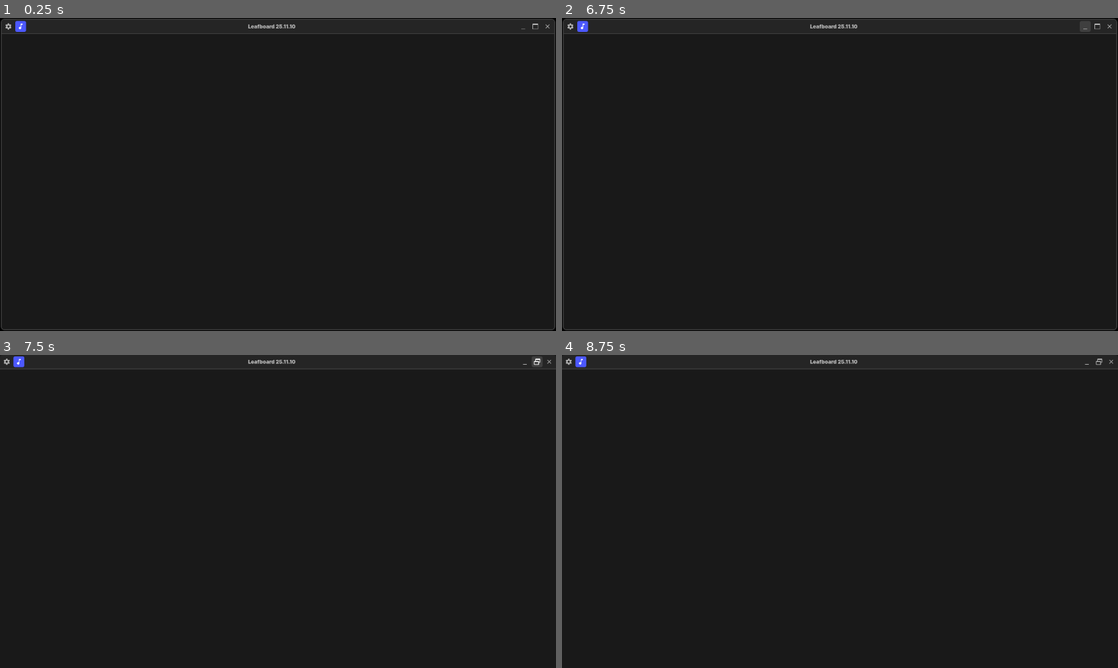
Above: before the commit, frames 1-4 (two rows, left to right).
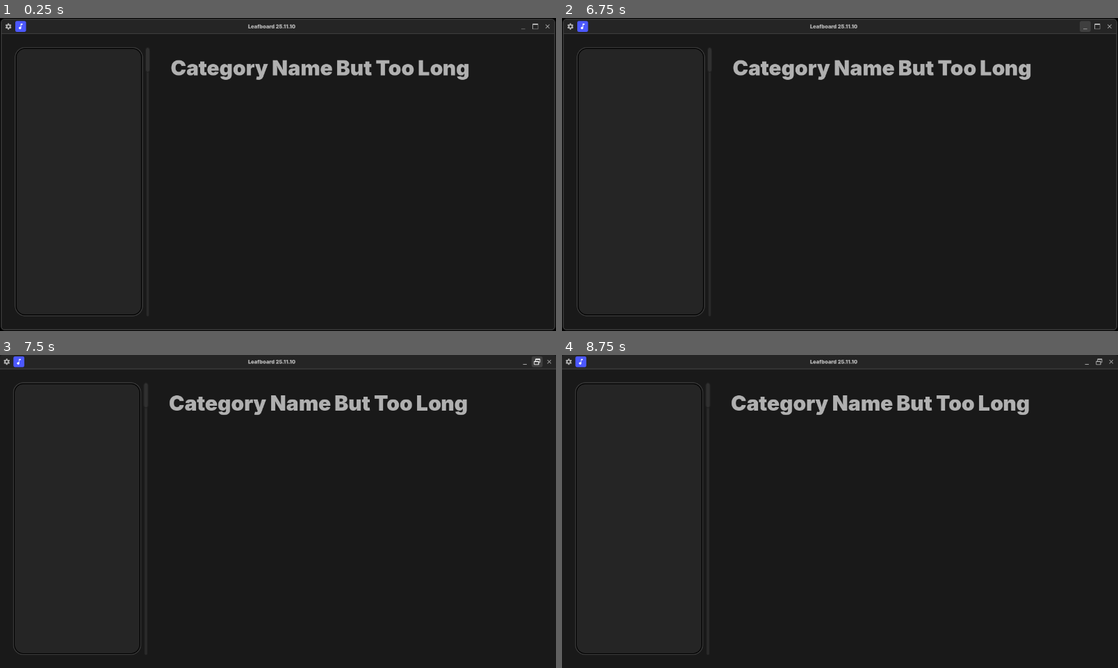
Above: after the commit, the same moments.

Repository: Dinno-DEV/leafboard
Game: Godot game, scene res://root_scenes/MainScene.tscn
The game is run twice, just before and just after one commit, with the same random seed, the same clock (stepped at 60 frames per second) and the same inputs.
Inputs (mouse positions are in pixels of both pictures, inside the frame that each line leads up to):
- Up to frame 1 (0.25 s): no input
- Up to frame 2 (6.75 s): click (562, 18) at 0.5 s; click (562, 174) at 1.25 s; click (562, 330) at 2 s; click (840, 18) at 2.75 s; click (840, 330) at 3.5 s; click (1117, 18) at 4.25 s; click (1117, 174) at 5 s; click (1117, 330) at 5.75 s; click (1084, 27) at 6.5 s
- Up to frame 3 (7.5 s): click (533, 364) at 7.25 s
- Up to frame 4 (8.75 s): click (562, 355) at 8 s

The runs differ from the first frame. In frame 1, 1.9% of the frame differs, in the area x 2-85%, y 9-96%; in frame 2, 1.9%; in frame 3, 2.0%, in the area x 2-84%, y 8-96%; in frame 4, 2.0%.

Commit message:
ContentSoundboard added

Diff:
--- /dev/null
+++ b/components/ContentSoundboard.tscn
@@ -0,0 +1,88 @@
+[gd_scene load_steps=7 format=3 uid="uid://bi3qobwcow5mx"]
+
+[ext_resource type="Script" uid="uid://dqdm5g0baxqp8" path="res://custom_node_scripts/Selector.gd" id="1_jeqqm"]
+
+[sub_resource type="StyleBoxEmpty" id="StyleBoxEmpty_jc1id"]
+
+[sub_resource type="StyleBoxEmpty" id="StyleBoxEmpty_gcnpg"]
+content_margin_left = 16.0
+content_margin_top = 16.0
+content_margin_right = 16.0
+content_margin_bottom = 16.0
+
+[sub_resource type="StyleBoxEmpty" id="StyleBoxEmpty_jeqqm"]
+content_margin_left = 10.0
+
+[sub_resource type="StyleBoxEmpty" id="StyleBoxEmpty_fhn4t"]
+
+[sub_resource type="StyleBoxEmpty" id="StyleBoxEmpty_8igh2"]
+content_margin_left = 18.0
+content_margin_top = 18.0
+content_margin_right = 18.0
+content_margin_bottom = 18.0
+
+[node name="ContentSoundboard" type="PanelContainer"]
+anchors_preset = 15
+anchor_right = 1.0
+anchor_bottom = 1.0
+grow_horizontal = 2
+grow_vertical = 2
+size_flags_horizontal = 3
+size_flags_vertical = 3
+theme_override_styles/panel = SubResource("StyleBoxEmpty_jc1id")
+
+[node name="HSplitContainer" type="HSplitContainer" parent="."]
+layout_mode = 2
+theme_override_constants/separation = 12
+drag_area_highlight_in_editor = true
+
+[node name="CategoryContainer" type="HBoxContainer" parent="HSplitContainer"]
+custom_minimum_size = Vector2(319, 0)
+layout_mode = 2
+theme_override_constants/separation = 8
+
+[node name="CategoryBackground" type="PanelContainer" parent="HSplitContainer/CategoryContainer"]
+layout_mode = 2
+size_flags_horizontal = 3
+theme_type_variation = &"PanelContainerSubRad24"
+
+[node name="Padding16px" type="PanelContainer" parent="HSplitContainer/CategoryContainer/CategoryBackground"]
+layout_mode = 2
+theme_override_styles/panel = SubResource("StyleBoxEmpty_gcnpg")
+
+[node name="Selector" type="BoxContainer" parent="HSplitContainer/CategoryContainer/CategoryBackground/Padding16px"]
+layout_mode = 2
+script = ExtResource("1_jeqqm")
+metadata/_custom_type_script = "uid://dqdm5g0baxqp8"
+
+[node name="VScrollBar" type="VScrollBar" parent="HSplitContainer/CategoryContainer"]
+layout_mode = 2
+page = 8.0
+
+[node name="Padding3px" type="Control" parent="HSplitContainer/CategoryContainer"]
+custom_minimum_size = Vector2(2, 0)
+layout_mode = 2
+
+[node name="PaddingLeft10px" type="PanelContainer" parent="HSplitContainer"]
+custom_minimum_size = Vector2(427, 0)
+layout_mode = 2
+theme_override_styles/panel = SubResource("StyleBoxEmpty_jeqqm")
+
+[node name="CategoryContentBackground" type="PanelContainer" parent="HSplitContainer/PaddingLeft10px"]
+layout_mode = 2
+theme_override_styles/panel = SubResource("StyleBoxEmpty_fhn4t")
+
+[node name="VBoxContainer" type="VBoxContainer" parent="HSplitContainer/PaddingLeft10px/CategoryContentBackground"]
+layout_mode = 2
+
+[node name="Padding18px" type="PanelContainer" parent="HSplitContainer/PaddingLeft10px/CategoryContentBackground/VBoxContainer"]
+layout_mode = 2
+theme_override_styles/panel = SubResource("StyleBoxEmpty_8igh2")
+
+[node name="Label" type="Label" parent="HSplitContainer/PaddingLeft10px/CategoryContentBackground/VBoxContainer/Padding18px"]
+layout_mode = 2
+theme_type_variation = &"LabelCategoryTitle"
+text = "Category Name But Too Long"
+clip_text = true
+text_overrun_behavior = 3
+ellipsis_char = "‥"
--- a/res_files/Themes/DarkMode.tres
+++ b/res_files/Themes/DarkMode.tres
@@ -73,6 +73,10 @@
 
 [sub_resource type="StyleBoxEmpty" id="StyleBoxEmpty_h4vqd"]
 
+[sub_resource type="StyleBoxEmpty" id="StyleBoxEmpty_6f5br"]
+
+[sub_resource type="StyleBoxEmpty" id="StyleBoxEmpty_imhvv"]
+
 [sub_resource type="StyleBoxEmpty" id="StyleBoxEmpty_op0om"]
 
 [sub_resource type="StyleBoxEmpty" id="StyleBoxEmpty_xumdu"]
@@ -200,6 +204,51 @@
 texture_margin_top = 12.0
 texture_margin_right = 12.0
 texture_margin_bottom = 12.0
+
+[sub_resource type="StyleBoxFlat" id="StyleBoxFlat_6f5br"]
+bg_color = Color(0.1882353, 0.1882353, 0.1882353, 1)
+border_width_left = 2
+border_width_top = 2
+border_width_right = 2
+border_width_bottom = 2
+border_color = Color(0.1254902, 0.1254902, 0.1254902, 1)
+corner_radius_top_left = 8
+corner_radius_top_right = 8
+corner_radius_bottom_right = 8
+corner_radius_bottom_left = 8
+expand_margin_left = 3.0
+expand_margin_top = 3.0
+expand_margin_right = 3.0
+expand_margin_bottom = 3.0
+
+[sub_resource type="StyleBoxFlat" id="StyleBoxFlat_imhvv"]
+bg_color = Color(0.23921569, 0.23921569, 0.23921569, 1)
+border_width_left = 2
+border_width_top = 2
+border_width_right = 2
+border_width_bottom = 2
+border_color = Color(0.14509805, 0.14509805, 0.14509805, 1)
+corner_radius_top_left = 8
+corner_radius_top_right = 8
+corner_radius_bottom_right = 8
+corner_radius_bottom_left = 8
+expand_margin_left = 3.0
+expand_margin_top = 3.0
+expand_margin_right = 3.0
+expand_margin_bottom = 3.0
+
+[sub_resource type="StyleBoxFlat" id="StyleBoxFlat_85w05"]
+content_margin_left = 3.0
+content_margin_top = 3.0
+content_margin_right = 3.0
+content_margin_bottom = 3.0
+bg_color = Color(0.16078432, 0.16078432, 0.16078432, 1)
+corner_radius_top_left = 4
+corner_radius_top_right = 4
+corner_radius_bottom_right = 4
+corner_radius_bottom_left = 4
+
+[sub_resource type="StyleBoxEmpty" id="StyleBoxEmpty_biv8n"]
 
 [sub_resource type="StyleBoxFlat" id="StyleBoxFlat_v7g3f"]
 content_margin_bottom = 2.0
@@ -242,6 +291,11 @@
 Label/fonts/font = ExtResource("1_0nn2o")
 Label/styles/focus = SubResource("StyleBoxEmpty_h4vqd")
 Label/styles/normal = SubResource("StyleBoxEmpty_h4vqd")
+LabelCategoryTitle/base_type = &"Label"
+LabelCategoryTitle/font_sizes/font_size = 48
+LabelCategoryTitle/fonts/font = ExtResource("1_0nn2o")
+LabelCategoryTitle/styles/focus = SubResource("StyleBoxEmpty_6f5br")
+LabelCategoryTitle/styles/normal = SubResource("StyleBoxEmpty_imhvv")
 LabelTitle/base_type = &"Label"
 LabelTitle/colors/font_color = Color(0.6901961, 0.6901961, 0.6901961, 1)
 LabelTitle/font_sizes/font_size = 12
@@ -278,5 +332,10 @@
 PanelSubRad24/styles/panel = SubResource("StyleBoxTexture_p3tso")
 PanelSubRad36/base_type = &"Panel"
 PanelSubRad36/styles/panel = SubResource("StyleBoxTexture_i37bs")
+VScrollBar/styles/grabber = SubResource("StyleBoxFlat_6f5br")
+VScrollBar/styles/grabber_highlight = SubResource("StyleBoxFlat_imhvv")
+VScrollBar/styles/grabber_pressed = SubResource("StyleBoxFlat_imhvv")
+VScrollBar/styles/scroll = SubResource("StyleBoxFlat_85w05")
+VScrollBar/styles/scroll_focus = SubResource("StyleBoxEmpty_biv8n")
 WindowHeader/base_type = &"PanelContainer"
 WindowHeader/styles/panel = SubResource("StyleBoxFlat_v7g3f")
--- a/root_scenes/MainScene.tscn
+++ b/root_scenes/MainScene.tscn
@@ -3,14 +3,13 @@
 [ext_resource type="Theme" uid="uid://re1e3s8kew18" path="res://res_files/Themes/DarkMode.tres" id="1_w3jt3"]
 [ext_resource type="PackedScene" uid="uid://dqvivuv0bpux6" path="res://components/WindowHeader.tscn" id="2_qeh2v"]
 [ext_resource type="Script" uid="uid://bh0ou3krx7hj4" path="res://custom_node_scripts/ContentSwitcher.gd" id="3_eegsb"]
+[ext_resource type="PackedScene" uid="uid://bi3qobwcow5mx" path="res://components/ContentSoundboard.tscn" id="4_jc1id"]
 
 [sub_resource type="StyleBoxEmpty" id="StyleBoxEmpty_eegsb"]
 content_margin_left = 30.0
 content_margin_top = 30.0
 content_margin_right = 30.0
 content_margin_bottom = 30.0
-
-[sub_resource type="StyleBoxEmpty" id="StyleBoxEmpty_jc1id"]
 
 [node name="MainScene" type="Control"]
 layout_mode = 3
@@ -72,13 +71,8 @@
 selector = NodePath("../../HeaderContainer/WindowHeader/HBoxContainer/Selector")
 metadata/_custom_type_script = "uid://bh0ou3krx7hj4"
 
-[node name="ContentSoundboard" type="PanelContainer" parent="PanelContainer/VBoxContainer/BodyContainer/ContentSwitcher"]
+[node name="ContentSoundboard" parent="PanelContainer/VBoxContainer/BodyContainer/ContentSwitcher" instance=ExtResource("4_jc1id")]
 layout_mode = 1
-anchors_preset = 15
-anchor_right = 1.0
-anchor_bottom = 1.0
-grow_horizontal = 2
-grow_vertical = 2
-theme_override_styles/panel = SubResource("StyleBoxEmpty_jc1id")
 
 [editable path="PanelContainer/VBoxContainer/HeaderContainer/WindowHeader"]
+[editable path="PanelContainer/VBoxContainer/BodyContainer/ContentSwitcher/ContentSoundboard"]
Not shown: 1 places in res_files/Themes/DarkMode.tres that only renumber resources
